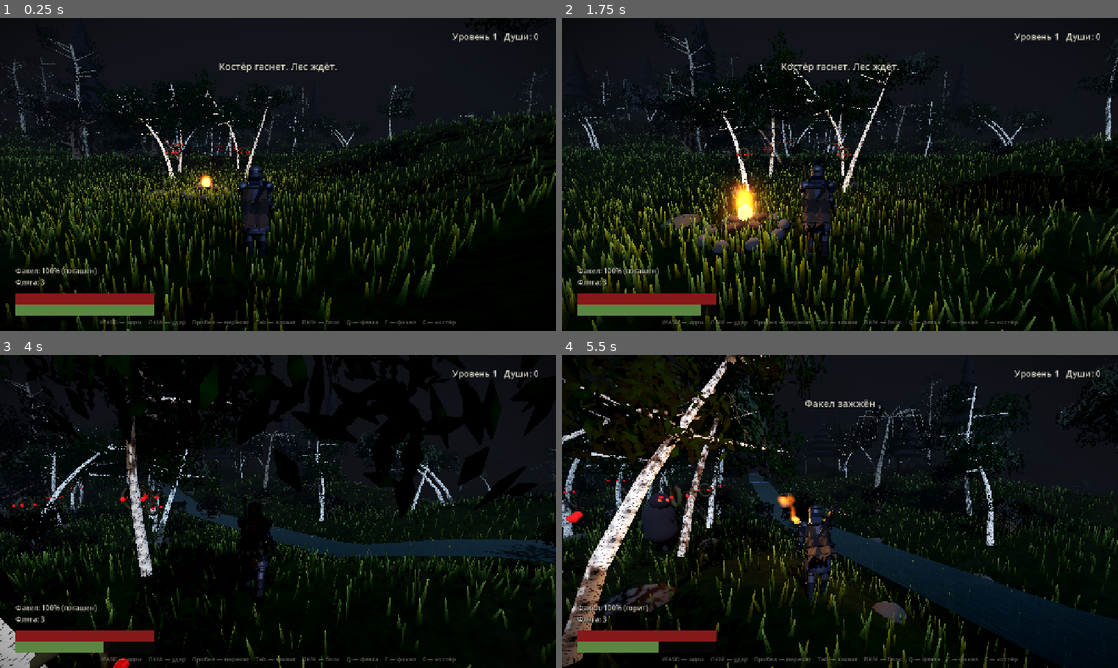
Above: before the commit, frames 1-4 (two rows, left to right).
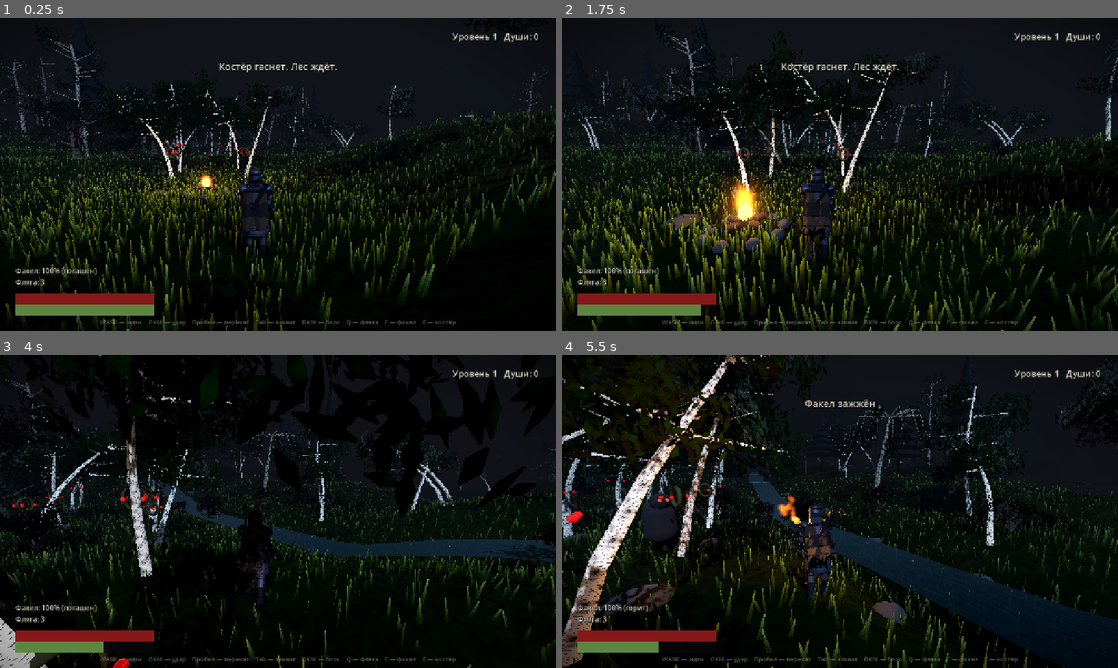
Above: after the commit, the same moments.

Repository: Dronec00/tropa
Game: Godot game, scene res://scenes/main.tscn
The game is run twice, just before and just after one commit, with the same random seed, the same clock (stepped at 60 frames per second) and the same inputs.
Inputs (mouse positions are in pixels of both pictures, inside the frame that each line leads up to):
- Up to frame 1 (0.25 s): no input
- Up to frame 2 (1.75 s): tap Enter at 0.5 s; move the mouse to (867, 174) at 0.52 s; hold W (move_forward) from 0.53 s (still down); click (867, 174) at 0.6 s; move the mouse to (812, 174) at 1.27 s; right-click (812, 174) at 1.35 s
- Up to frame 3 (4 s): keep holding W (move_forward); move the mouse to (289, 505) at 2.02 s; tap Space (dodge) at 2.1 s; move the mouse to (272, 517) at 2.77 s; tap Q (heal) at 2.85 s; click (272, 517) at 2.92 s; move the mouse to (316, 514) at 3.52 s; tap E (interact) at 3.6 s
- Up to frame 4 (5.5 s): keep holding W (move_forward); move the mouse to (795, 508) at 4.27 s; tap Tab (lock) at 4.35 s; move the mouse to (845, 511) at 5.02 s; tap F (torch) at 5.1 s; click (845, 511) at 5.17 s

The runs differ from the first frame. In frame 1, 0.3% of the frame differs, in the area x 42-57%, y 47-82%; in frame 2, 0.6%, in the area x 42-100%, y 46-94%; in frame 3, 0.3%; in frame 4, 0.2%.

Commit message:
Посадка стоп по земле
- игрок переведён на слой 2, лучи стоп не попадают в собственный коллайдер
- рейкаст под каждой стопой: таз опускается/поднимается по земле
- стопы доворачиваются по нормали уклона
- честная двухзвенная IK отложена: локомоция перезаписывает позу каждый кадр

Diff:
--- a/scenes/player.tscn
+++ b/scenes/player.tscn
@@ -7,6 +7,7 @@
 height = 1.85
 
 [node name="Player" type="CharacterBody3D"]
+collision_layer = 2
 script = ExtResource("1_player")
 
 [node name="Collision" type="CollisionShape3D" parent="."]
--- a/scripts/knight_model_v2.gd
+++ b/scripts/knight_model_v2.gd
@@ -865,6 +865,8 @@
 	var _attacking: bool = false
 	var _attack_time: float = 0.0
 	var _mirror: bool = false
+	var _ik_ready: bool = false
+	var _ankle_offset: float = 0.10
 	var _block: bool = false
 
 	func setup(rig: Dictionary) -> void:
@@ -930,6 +932,48 @@
 
 	func set_block(active: bool) -> void:
 		_block = active
+
+	func _foot_hit(pos: Vector3) -> Dictionary:
+		if _hips == null:
+			return {}
+		var space: PhysicsDirectSpaceState3D = _hips.get_world_3d().direct_space_state
+		if space == null:
+			return {}
+		var query := PhysicsRayQueryParameters3D.create(pos + Vector3.UP * 0.8, pos + Vector3.DOWN * 0.7, 1)
+		return space.intersect_ray(query)
+
+	func _apply_ground_snap() -> void:
+		if _ankle_r == null or _ankle_l == null or _hips == null:
+			return
+		if not _ik_ready:
+			_ankle_offset = 0.11
+			_ik_ready = true
+
+		var hit_r := _foot_hit(_ankle_r.global_position)
+		var hit_l := _foot_hit(_ankle_l.global_position)
+		if hit_r.is_empty() and hit_l.is_empty():
+			return
+
+		var err_r: float = 999.0
+		var err_l: float = 999.0
+		if not hit_r.is_empty():
+			err_r = _ankle_r.global_position.y - ((hit_r["position"] as Vector3).y + _ankle_offset)
+		if not hit_l.is_empty():
+			err_l = _ankle_l.global_position.y - ((hit_l["position"] as Vector3).y + _ankle_offset)
+
+		var err := minf(err_r, err_l)
+		if absf(err) < 0.01 or err > 900.0:
+			pass
+		else:
+			_hips.position.y -= clampf(err, -0.28, 0.28) * 0.85
+
+		if not hit_r.is_empty():
+			var n: Vector3 = hit_r["normal"]
+			_ankle_r.rotation.x += clampf(atan2(n.z, n.y), -0.5, 0.5) * 0.6
+		if not hit_l.is_empty():
+			var n2: Vector3 = hit_l["normal"]
+			_ankle_l.rotation.x += clampf(atan2(n2.z, n2.y), -0.5, 0.5) * 0.6
+
 
 	# --- кадры удара ---
 
@@ -1226,6 +1270,9 @@
 		_elbow_r.rotation = _rv("el_r")
 		_wrist_r.rotation = _rv("wr_r")
 
+		# --- foot IK: стопы ищут землю ---
+		_apply_ground_snap()
+
 		# --- удар поверх локомоции ---
 		if _attacking:
 			_attack_time += delta
Not shown, changed: TODO.md
